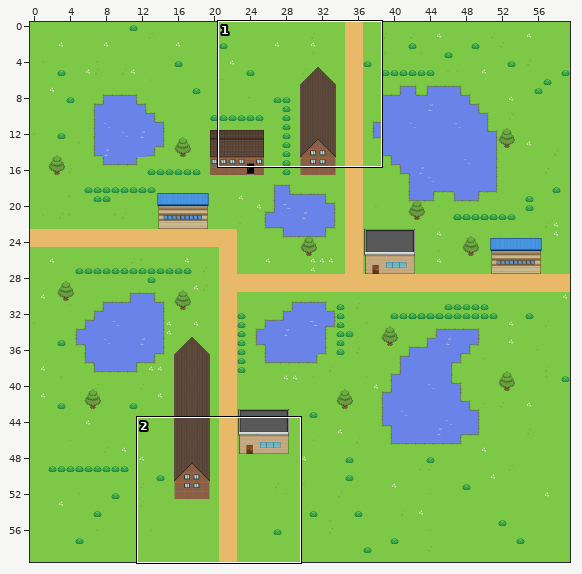
Level history. Tiled map: core/assets/maps/map5.tmx. The picture above shows the old version from afar; the outline marks the close-up.
Close-up. Before:
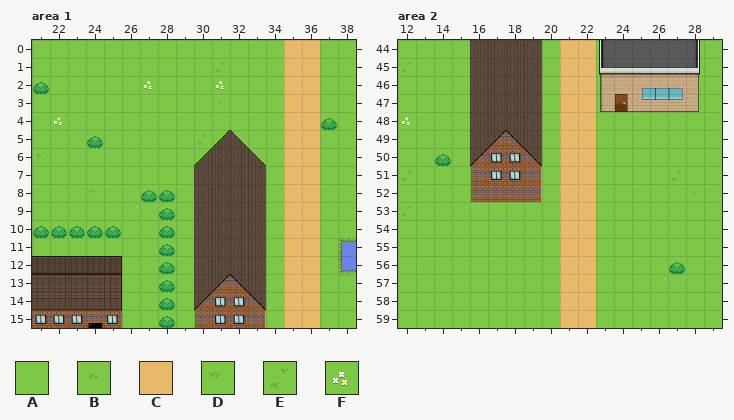
Cells are 32x32 px. Shown: area 1 x 21..38, y 0..15; area 2 x 12..29, y 44..59. The commit also changed other parts of the map, which this record leaves out.
Key: from "Tileset": A 0, B 1, C 2, D 20, E 21, F 25.
_ is an empty cell, # one hidden under a higher layer.
Layers that did not change in this view are not listed.
Layer "Base" before, area 1, first column x 21:
 0 AAAAAAAAAAAAAACCAA
 1 AAAAAAAAAAEAAACCAA
 2 AAAAAAFAAAFAAACCAA
 3 AAAAAAAAAABAAACCAA
 4 AFAAAAAAAAAAAACCAA
 5 AAAAAAAAAEAAAACCAA
 6 DAAAAAAAAA##AACCAA
 7 AAAAAAAAA####ACCAA
 8 AAADAAAAA####ACCAA
 9 AAAAAAAAA####ACCAA
10 AAAAAAAAA####ACCAA
11 AAAAAAAAA####ACCA#
12 #####AAAA####ACCA#
13 #####AAAA####ACCAA
14 #####AAAA####ACCAA
15 ####AAAAAA##AACCAA
Layer "Base" before, area 2, first column x 12:
44 AAAA####ACCA####AA
45 EAAA####ACCAAA##AA
46 AAAA####ACCA####AA
47 AAAA####ACCA####AA
48 FAAA####ACCAAAAAAA
49 AAAA####ACCAAAAAAA
50 AAAA####ACCAAAAAAA
51 EAAAA##AACCAAAAEAA
52 AAAAA##AACCAAAAABA
53 EAAAAAAAACCAAAAAAA
54 AAAAAAAAACCAAAAAAA
55 AAAAAAAAACCAAAAAAA
56 ABAAAAAAACCAAAAAAA
57 AAAAAAAAACCAAAAAAA
58 AAAAAAAAACCAAAAAAA
59 AAAAAAAAACCAAAAAAA
Once edited:
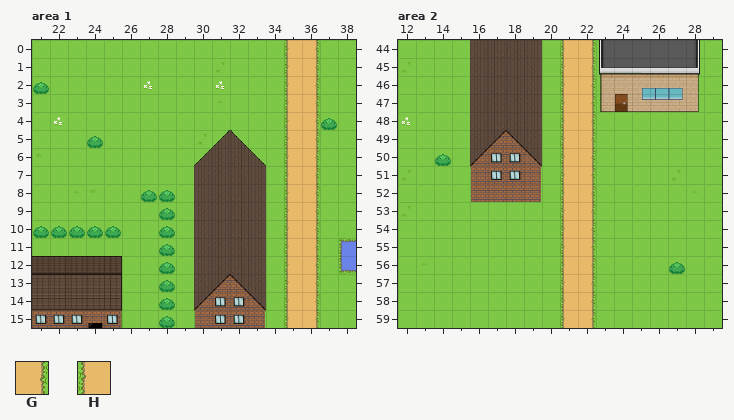
Further tiles: from "Tileset": G 24, H 26.
What changed:
Layer "Base", area 1:
The edit turns tile A into tile B in row 8 at x 23.
The edit turns tile C into tile G in rows 0 to 15 at x 36.
The edit turns tile C into tile H in rows 0 to 15 at x 35.
Layer "Base", area 2:
The edit turns tile C into tile G in rows 44 to 59 at x 22.
The edit turns tile C into tile H in rows 44 to 59 at x 21.
Where, in picture pixels (left, top, right, bottom), the same in both close-ups:
changed: (284, 40, 320, 328)
changed: (74, 191, 79, 193)
changed: (560, 40, 596, 328)
